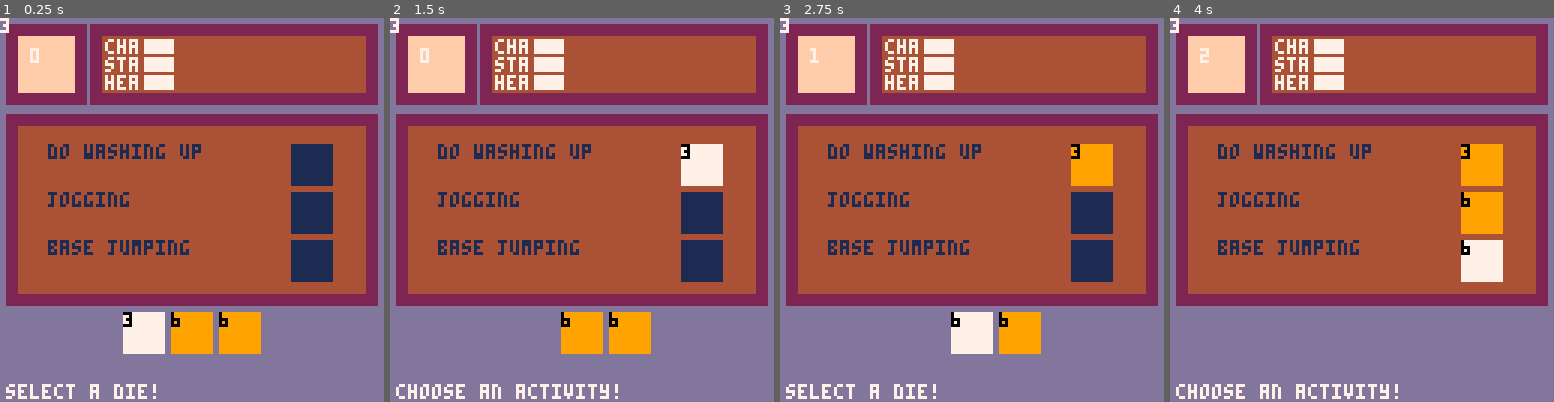
Above: before the commit, frames 1-4 (left to right).
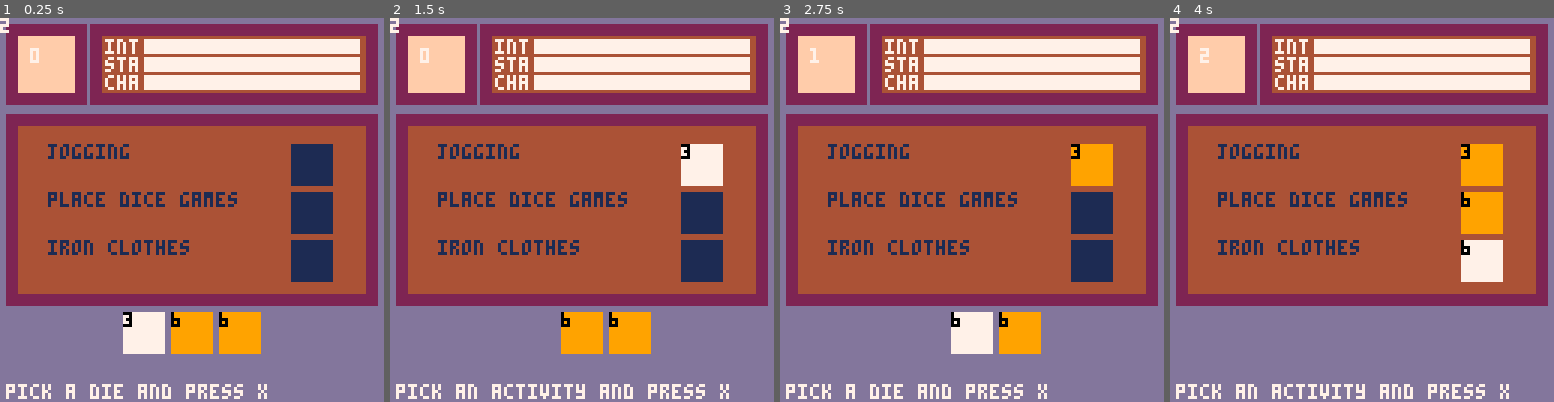
Above: after the commit, the same moments.

Repository: shen-sat/roll
Game: PICO-8 cartridge game.p8
The game is run twice, just before and just after one commit, with the same random seed, the same clock (stepped at 60 frames per second) and the same inputs.
Inputs:
- Up to frame 1 (0.25 s): no input
- Up to frame 2 (1.5 s): tap X (X key) at 1.07 s
- Up to frame 3 (2.75 s): hold Left 1.97-2.37 s; tap X (X key) at 2.07, 2.4, 2.73 s; hold Down from 2.42 s (still down)
- Up to frame 4 (4 s): release Down at 2.82 s; hold Right 2.87-3.53 s; tap X (X key) at 3.07, 3.4, 3.73 s; hold Up from 3.58 s (still down)

The runs differ from the first frame. In frame 1, 8.5% of the frame differs, in the area x 0-94%, y 1-100%; in frame 2, 8.9%; in frame 3, 8.5%; in frame 4, 8.9%.

Commit message:
add outcome

Diff:
--- /dev/null
+++ b/activities.lua
@@ -0,0 +1,49 @@
+create_activity = function(text,outcomes)
+  local activity = {
+    text = text,
+    is_selected = false,
+    desc = "dummy text for: "..text,
+    die = {
+      score,
+      x0,
+      y0
+    },
+    outcomes = outcomes
+  }
+
+  return activity
+end
+
+all_activities = {
+  create_activity('breakfast', breakfast_outcomes),
+  create_activity('jogging', jogging_outcomes),
+  create_activity('base jumping', base_jumping_outcomes),
+  create_activity('iron clothes', ironing_outcomes),
+  create_activity('place dice games', play_dice_games_outcomes),
+}
+
+pick_activities = function()
+  local result = {}
+
+  local num = #all_activities
+  local index = flr(rnd(num)) + 1
+  local activity = all_activities[index]
+  add(result, activity)
+  all_activities = remove_element(activity,all_activities)
+
+  num = #all_activities
+  index = flr(rnd(num)) + 1
+  activity = all_activities[index]
+  add(result, activity)
+  all_activities = remove_element(activity,all_activities)
+
+  num = #all_activities
+  index = flr(rnd(num)) + 1
+  activity = all_activities[index]
+  add(result, activity)
+  all_activities = remove_element(activity,all_activities)
+
+  return result
+end
+
+activities = pick_activities()
--- a/controller.lua
+++ b/controller.lua
@@ -1,6 +1,8 @@
 controller = {
 	update = function(self)
 		if dice_select_phase then
+			music_player:play(32)
+
 			-- check all dice for is_selected flag
 			local index
 			for i=1,#dice,1 do
@@ -17,18 +19,21 @@
 			end
 
 			if btnp(1) then
+				sfx(56, -1, 0, 8)
 				selected_die.is_selected = false
 				index = (index + 1) % #dice
 				if index == 0 then index = #dice end
 				selected_die = dice[index]
 				selected_die.is_selected = true
 			elseif btnp(0) then
+				sfx(56, -1, 0, 8)
 				selected_die.is_selected = false
 				index = (index - 1) % #dice
 				if index == 0 then index = #dice end
 				selected_die = dice[index]
 				selected_die.is_selected = true
 			elseif btnp(5) then
+				sfx(57, -1, 0, 8)
 				todo_list.die = copy_table(selected_die)
 				dice = remove_element(selected_die, dice)
 				dice_select_phase = false
@@ -50,29 +55,35 @@
 			end
 
 			if btnp(3) then
+				sfx(56, -1, 0, 8)
 				selected_activity.is_selected = false
 				index = (index + 1) % #activities
 				if index == 0 then index = #activities end
 				selected_activity = activities[index]
 				selected_activity.is_selected = true
 			elseif btnp(2) then
+				sfx(56, -1, 0, 8)
 				selected_activity.is_selected = false
 				index = (index - 1) % #activities
 				if index == 0 then index = #activities end
 				selected_activity = activities[index]
 				selected_activity.is_selected = true
 			elseif btnp(5) then
+				sfx(57, -1, 8, 8)
 				activity_select_phase = false
 				activity_play_phase = true
 				activity_text_flag = true
 			end
 		elseif activity_play_phase then
+			music_player:play(4)
 			local index
 			for i=1,#activities,1 do
 				if activities[i].is_selected then index = i end
 			end
 
 			local selected_activity = activities[index]
+
+			--
 
 			if activity_text_flag then
 				activity_text_flag = false
--- a/game.p8
+++ b/game.p8
@@ -17,18 +17,23 @@
 function start_game()
   #include profile.lua
   #include stats.lua
+  #include outcomes.lua
+  #include activities.lua
   #include todo_list.lua
   #include dice.lua
   #include instructions.lua
   #include controller.lua
+  #include music_player.lua
   dice_select_phase = true
   activity_select_phase = false
   activity_play_phase = false
   activity_text_flag = false
   boss_phase = false
   boss_text_flag = false
+
+  play_music_flag = false
+
   tbx_init()
-
   game.update = start_game_update
   game.draw = start_game_draw
 end
@@ -37,6 +42,7 @@
   controller:update()
   instructions:update()
   tbx_update()
+  music_player:update()
   -- if (btnp (4)) textbox(sample_text,nil,nil,12)
 end
 
--- a/instructions.lua
+++ b/instructions.lua
@@ -2,9 +2,13 @@
 	text,
 	update = function(self)
 		if dice_select_phase then
-			self.text = 'select a die!'
+			self.text = 'pick a die and press x'
 		elseif activity_select_phase then
-			self.text = 'choose an activity!'
+			self.text = 'pick an activity and press x'
+		elseif activity_play_phase then
+			self.text = 'press x to continue'
+		elseif boss_phase then
+			self.text = 'press x to replay'
 		end
 	end
 }
--- /dev/null
+++ b/music_player.lua
@@ -0,0 +1,18 @@
+music_player = {
+	start_play = false,
+	track,
+	play = function(self,num)
+		if not (self.track == num)  then
+			self.track = num
+			self.start_play = true
+		end
+	end,
+	update = function(self)
+		if self.start_play then
+			music(self.track)
+			self.start_play = false
+		end
+
+
+	end
+}
--- /dev/null
+++ b/outcomes.lua
@@ -0,0 +1,103 @@
+breakfast_outcomes = {
+    low = {
+      text = "you tuck into a hearty bowl of non-trademarked wheat bricks. \ndelicious!",
+      eng = 1,
+      sua = 1,
+      int = 1
+    },
+    med = {
+      text = "by the time you make it to the second half of your huge bowl of cereal, its all soggy. \nyou dutifully and humourlessly shovel spoonfuls of mush into your face till its time to leave.",
+      eng = 2,
+      sua = -1,
+      int = 0
+    },
+    high = {
+      text = "your bowl runneth over with processed grains. \nin fact, you pour yourself more cereal than you have bowl. \nyour body is now 14.2% fibre. ",
+      eng = -1,
+      sua = -2,
+      int = -1
+    }
+}
+jogging_outcomes = {
+    low = {
+      text = "5k is out of your reach...\nthe aura of your high school p.e. teacher keeps pace with you, scowling; \nnot angry just disappointed...",
+      eng = -1,
+      sua = -1,
+      int = -1
+    },
+    med = {
+      text = "feel the burn! \nyou run 5k and feel energised yeah!!!",
+      eng = -1,
+      sua = 1,
+      int = 1
+    },
+    high = {
+      text = "marathon, schmarathon! \nyou run 30k and beat several world records, your shoes leaving burning tracks behind you just like a really fast hedgehog",
+      eng = -2,
+      sua = 2,
+      int = 1
+    }
+}
+
+base_jumping_outcomes = {
+    low = {
+      text = "you arrive at a normal set of stairs \nclutching the straps of your parachute you successfully jump down 3 stairs \nwhat a thrill!",
+      eng = 1,
+      sua = -1,
+      int = 1
+    },
+    med = {
+      text = "you arrive at a humongous set of stairs \nyou clutch your parachute straps and jump down 7 stairs; \nthe parachute doesnt deploy in time and you tumble, landing face first in a bed of petunias",
+      eng = -1,
+      sua = -1,
+      int = -1
+    },
+    high = {
+      text = "you arrive at a x storey building. \nhealth and safety barriers put a halt to your awesomeness... \nyou make cool whooshing noises with your mouth as you take the elevator back down",
+      eng = 1,
+      sua = -2,
+      int = 2
+    }
+}
+
+ironing_outcomes = {
+    low = {
+      text = "after 30 mins of ironing, this one shirt is still creased \nturns out the iron wasn't on... \ntime to style it out, brah >.<",
+      eng = 0,
+      sua = -1,
+      int = -1
+    },
+    med = {
+      text = "ironing like a champ, with a shirt starched seven ways to sunday! \nyou walk around like a cardboard box robot while wearing it...",
+      eng = 1,
+      sua = 1,
+      int = 1
+    },
+    high = {
+      text = "you iron all the clothes! \nin fact, you're having so much fun you ask your neighbours if they have any clothes that need ironing \nif they gave our awards for boringness, you would win them all...",
+      eng = 1,
+      sua = -1,
+      int = 2
+    }
+}
+
+play_dice_games_outcomes = {
+    low = {
+      text = "you roll poorly... \nhiding a solitary tear, you storm away, vowing never to use dice for silly games again...",
+      eng = -1,
+      sua = -1,
+      int = 0
+    },
+    med = {
+      text = "you roll averagely... \nyou gain an average number of meeples from your cousin \nyou're an average sort of person all things told... \ni bet you’ve never even wondered who would win in a fight between a tiger and a shark",
+      eng = 1,
+      sua = 0,
+      int = -1
+    },
+    high = {
+      text = "you roll amazingly!!! \nyahtzee and dnd players up and down the land send you letters to express their envy",
+      eng = 1,
+      sua = 2,
+      int = 2
+    }
+}
--- a/stats.lua
+++ b/stats.lua
@@ -1,19 +1,19 @@
-cha = {
-  text = 'cha',
-  score = 10
+int = {
+  text = 'int',
+  score = 72
 }
 
 sta = {
   text = 'sta',
-  score = 10
+  score = 72
 }
 
-hea = {
-  text = 'hea',
-  score = 10
+cha = {
+  text = 'cha',
+  score = 72
 }
 
-meters = {cha, sta, hea}
+meters = {int, sta, cha}
 
 stats = {
   x0 = 30,
--- a/todo_list.lua
+++ b/todo_list.lua
@@ -1,56 +1,3 @@
-
-
-create_activity = function(text)
-  local activity = {
-    text = text,
-    is_selected = false,
-    desc = "dummy text for: "..text,
-    die = {
-      score,
-      x0,
-      y0
-    }
-  }
-
-  return activity
-end
-
-all_activities = {
-  create_activity('breakfast'),
-  create_activity('jogging'),
-  create_activity('base jumping'),
-  create_activity('iron clothes'),
-  create_activity('place dice games'),
-  create_activity('do washing up')
-}
-
-pick_activities = function()
-  local result = {}
-
-  local num = #all_activities
-  local index = flr(rnd(num)) + 1
-  local activity = all_activities[index]
-  add(result, activity)
-  all_activities = remove_element(activity,all_activities)
-
-  num = #all_activities
-  index = flr(rnd(num)) + 1
-  activity = all_activities[index]
-  add(result, activity)
-  all_activities = remove_element(activity,all_activities)
-
-  num = #all_activities
-  index = flr(rnd(num)) + 1
-  activity = all_activities[index]
-  add(result, activity)
-  all_activities = remove_element(activity,all_activities)
-
-  return result
-end
-
-activities = pick_activities()
-
-
 todo_list = {
   x0 = 2,
   y0 = 32,
Not shown, changed: the music (__music__) section of game.p8
Not shown, changed: the sound effects (__sfx__) section of game.p8
